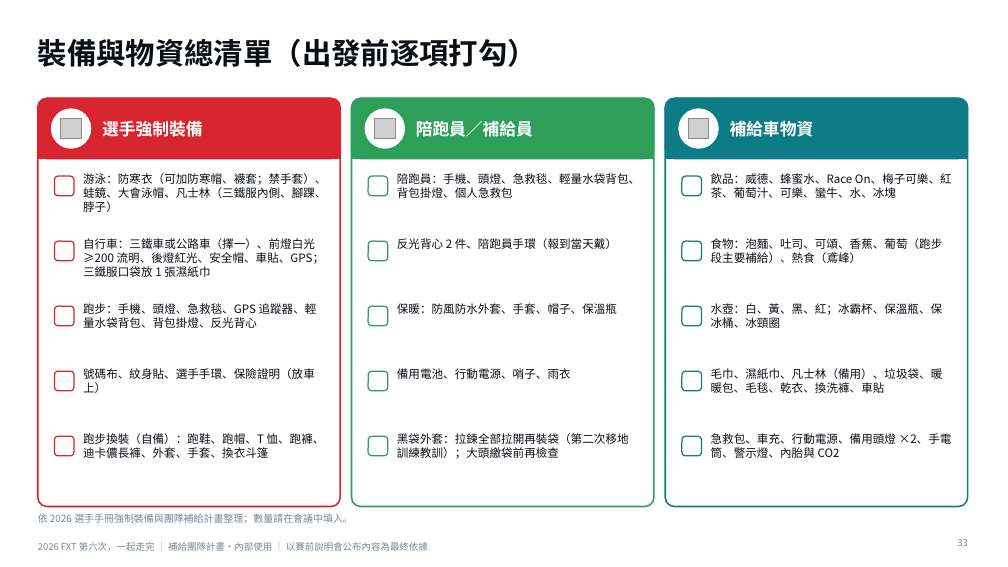
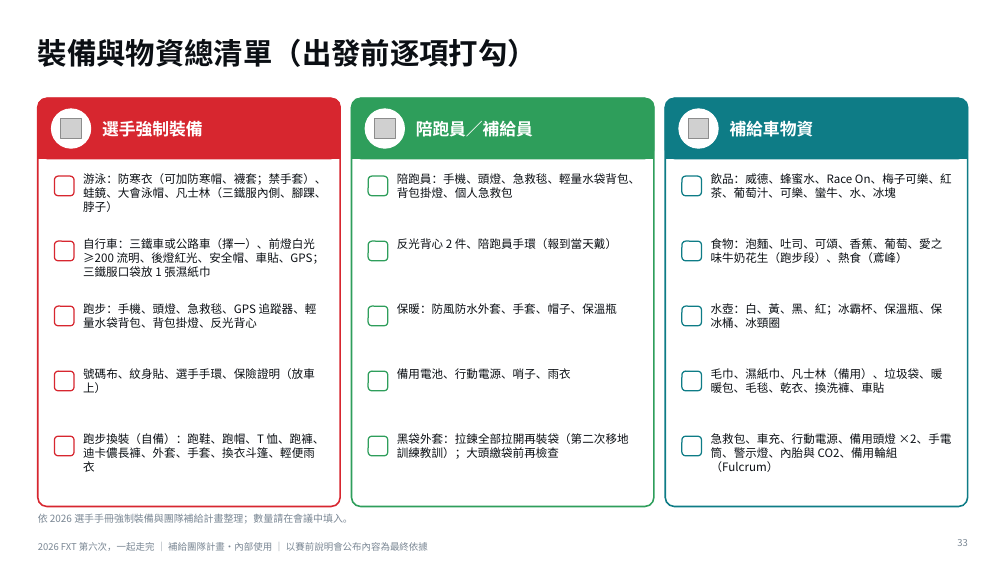
Before and after one commit to powermovebboy-sys/Race-site, a slide deck: slide 33 of deck/2026_FXT_第六次一起走完.pptx. Drawn at 1008x567 pixels with LibreOffice and Linux fonts; fonts in the diff are those of the drawing; grey boxes stand for pictures. Boxes give left, top, right and bottom in pixels: in the first picture for what was removed or moved away, otherwise in the second. Text is boxed around its words. In the diff, an @@ line names an element or a change of style, - is before the commit and + after.

```diff
--- a/deck/2026_FXT_第六次一起走完.pptx
+++ b/deck/2026_FXT_第六次一起走完.pptx
@@ text at bbox=[711, 238, 943, 263]: text changed @@
-食物：泡麵、吐司、可頌、香蕉、葡萄（跑步段主要補給）、熱食（鳶峰）
+食物：泡麵、吐司、可頌、香蕉、葡萄、愛之味牛奶花生（跑步段）、熱食（鳶峰）
@@ text at bbox=[83, 433, 325, 472]: text changed @@
-跑步換裝（自備）：跑鞋、跑帽、T 恤、跑褲、迪卡儂長褲、外套、手套、換衣斗篷
+跑步換裝（自備）：跑鞋、跑帽、T 恤、跑褲、迪卡儂長褲、外套、手套、換衣斗篷、輕便雨衣
@@ text at bbox=[711, 433, 952, 472]: text changed @@
-急救包、車充、行動電源、備用頭燈 ×2、手電筒、警示燈、內胎與 CO2
+急救包、車充、行動電源、備用頭燈 ×2、手電筒、警示燈、內胎與 CO2、備用輪組（Fulcrum）
```
Also in this commit, not shown: 9 other slides changed, 3 other files.
